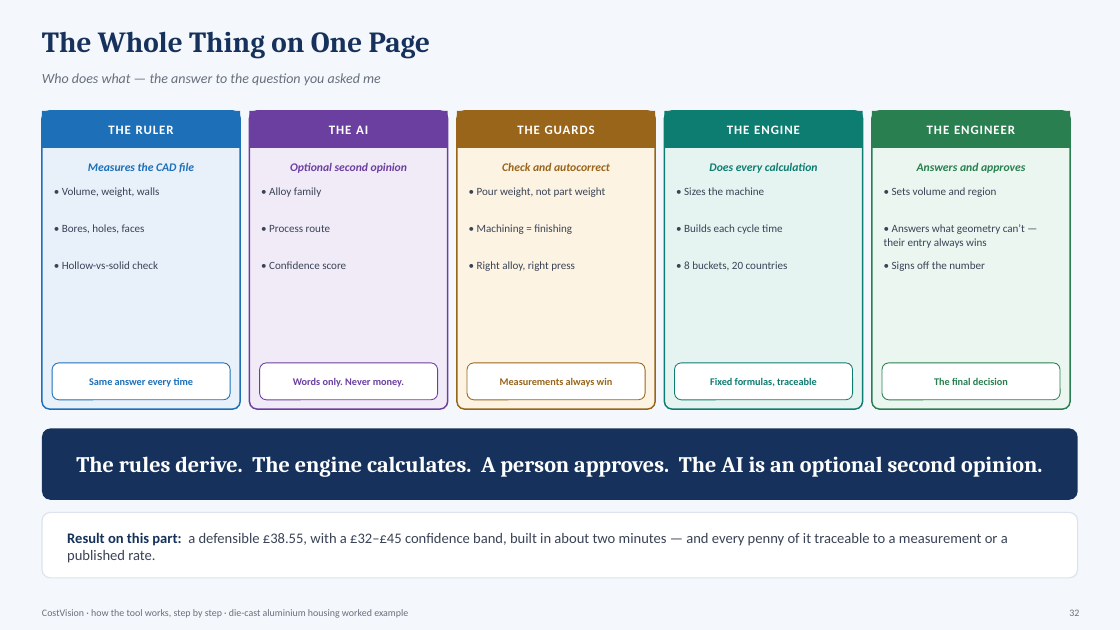
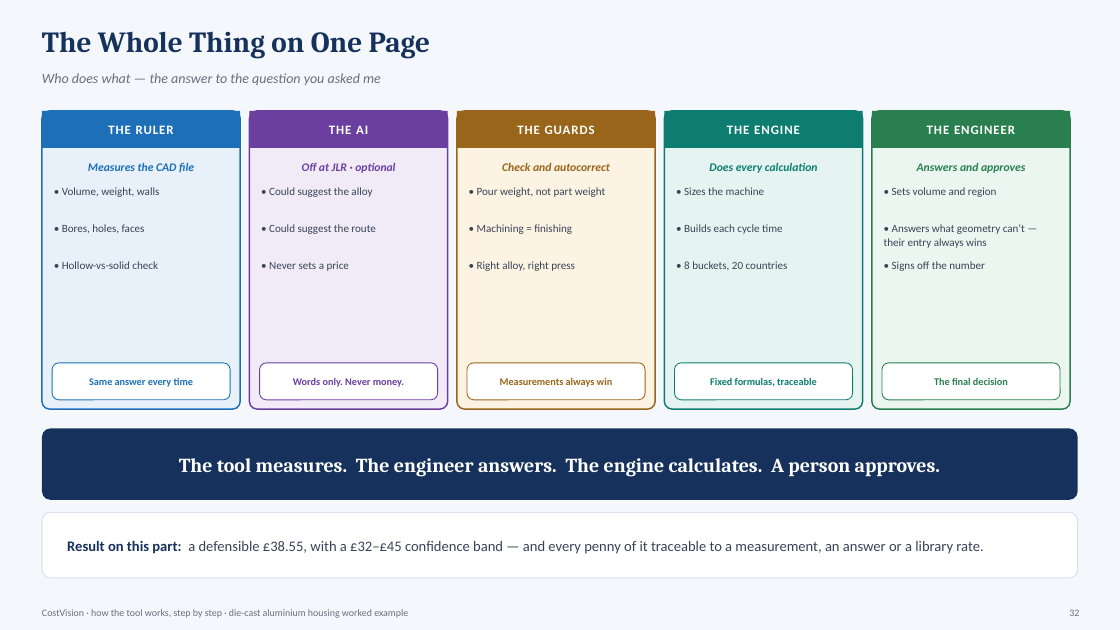
Before and after one commit to bhosaleavinash546/leamington-marathi, a slide deck: slide 32 of CostVision-Workflow-Explained.pptx. Drawn at 1120x630 pixels with LibreOffice and Linux fonts; fonts in the diff are those of the drawing. Boxes give left, top, right and bottom in pixels: in the first picture for what was removed or moved away, otherwise in the second. Text is boxed around its words. In the diff, an @@ line names an element or a change of style, - is before the commit and + after.

```diff
--- a/CostVision-Workflow-Explained.pptx
+++ b/CostVision-Workflow-Explained.pptx
@@ text at (x1=302, y1=163, x2=395, y2=173): text changed @@
-Optional second opinion
+Off at JLR · optional
@@ text at (x1=269, y1=187, x2=372, y2=197): text changed @@
-• Alloy family
+• Could suggest the alloy
@@ text at (x1=269, y1=224, x2=375, y2=234): text changed @@
-• Process route
+• Could suggest the route
@@ text at (x1=269, y1=261, x2=349, y2=271): text changed @@
-• Confidence score
+• Never sets a price
@@ text at (x1=179, y1=458, x2=940, y2=477): text changed; size 19 to 17 pt @@
-The rules derive. The engine calculates. A person approves. The AI is an optional second opinion.
+The tool measures. The engineer answers. The engine calculates. A person approves.
@@ text at (x1=67, y1=540, x2=983, y2=554): text changed @@
-Result on this part: a defensible £38.55, with a £32–£45 confidence band, built in about two minutes — and every penny of it traceable to a measurement or a published rate.
+Result on this part: a defensible £38.55, with a £32–£45 confidence band — and every penny of it traceable to a measurement, an answer or a library rate.
```
Also in this commit, not shown: 47 other slides changed, 1 other file.
